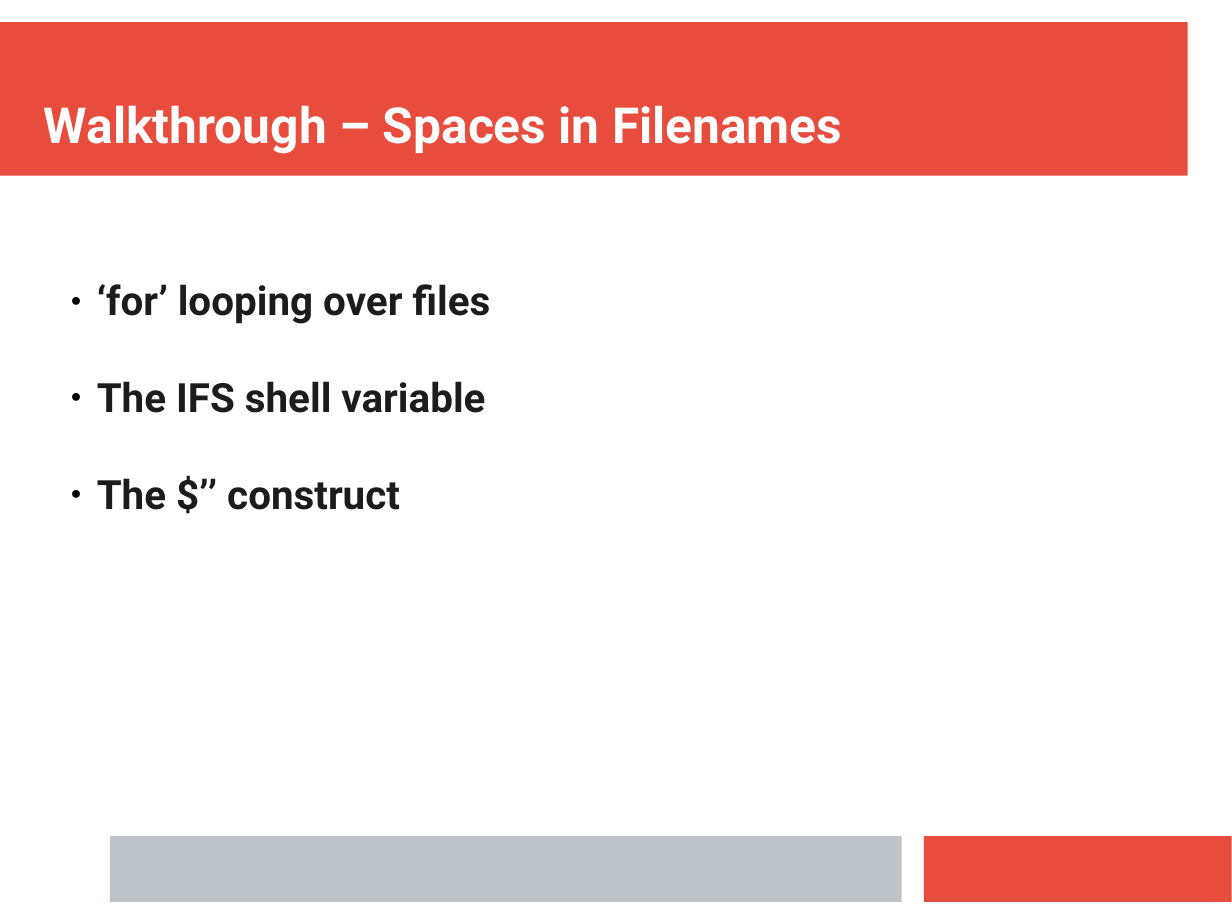
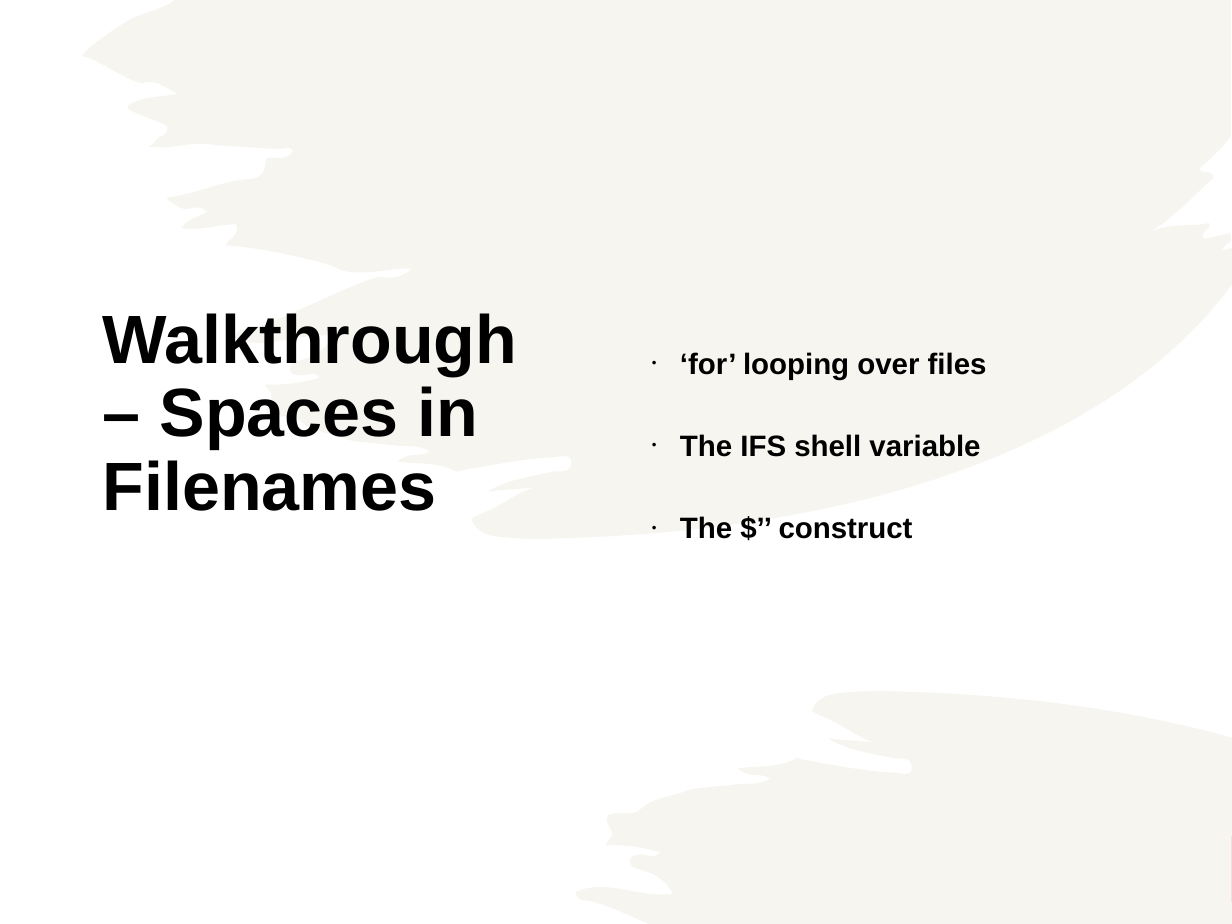
Before and after one commit to ianmiell/introduction-to-bash, a slide deck: slide 53 of slides/introduction_to_bash.pptx (slide 54 before the commit). Drawn at 1232x924 pixels with LibreOffice and Linux fonts; fonts in the diff are those of the drawing. Boxes give left, top, right and bottom in pixels: in the first picture for what was removed or moved away, otherwise in the second. Text is boxed around its words. In the diff, an @@ line names an element or a change of style, - is before the commit and + after.

```diff
--- a/slides/introduction_to_bash.pptx
+++ b/slides/introduction_to_bash.pptx
@@ rectangle added at (0, 0, 1232, 924), fill #FFFFFF @@
@@ freeform shape added at (83, 0, 1232, 539), fill #EEECE1 at 50% opacity @@
@@ text "Walkthrough – Spaces in Filenames": place and size @@
-text "Walkthrough – Spaces in Filenames" at (44, 105, 842, 154)
+text "Walkthrough – Spaces in Filenames" at (103, 313, 517, 511)
@@ text "Walkthrough – Spaces in Filenames" at (103, 313, 517, 511): size 32 to 44 pt, font Roboto to Arial, text colour #FFFFFF to #000000; line spacing 1 to 0.9; more space between paragraphs; vertical alignment bottom to top @@
@@ text "‘for’ looping over files": place and size @@
-text "‘for’ looping over files" at (97, 284, 491, 510)
+text "‘for’ looping over files" at (680, 352, 987, 539)
@@ text "‘for’ looping over files" at (680, 352, 987, 539): size 26 to 19 pt, font Roboto to Arial, text colour #1C1C1C to #000000; bullet ● to •; line spacing 1 to 0.9; more space between paragraphs @@
@@ freeform shape added at (576, 691, 1232, 924), fill #EEECE1 at 50% opacity @@
@@ rectangle removed at (110, 836, 901, 902) @@
```
Also in this commit, not shown: 58 other slides changed, 2 slides added, 6 slides removed, 1 other file.
